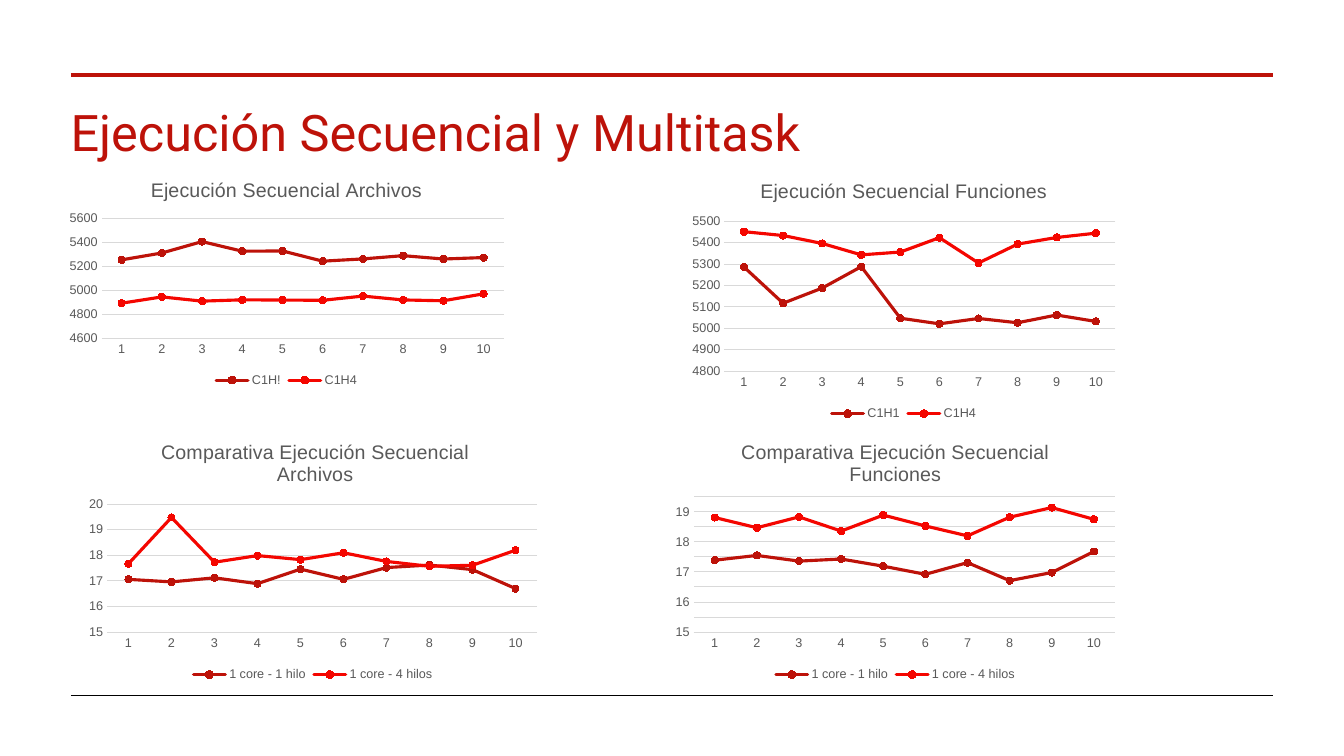
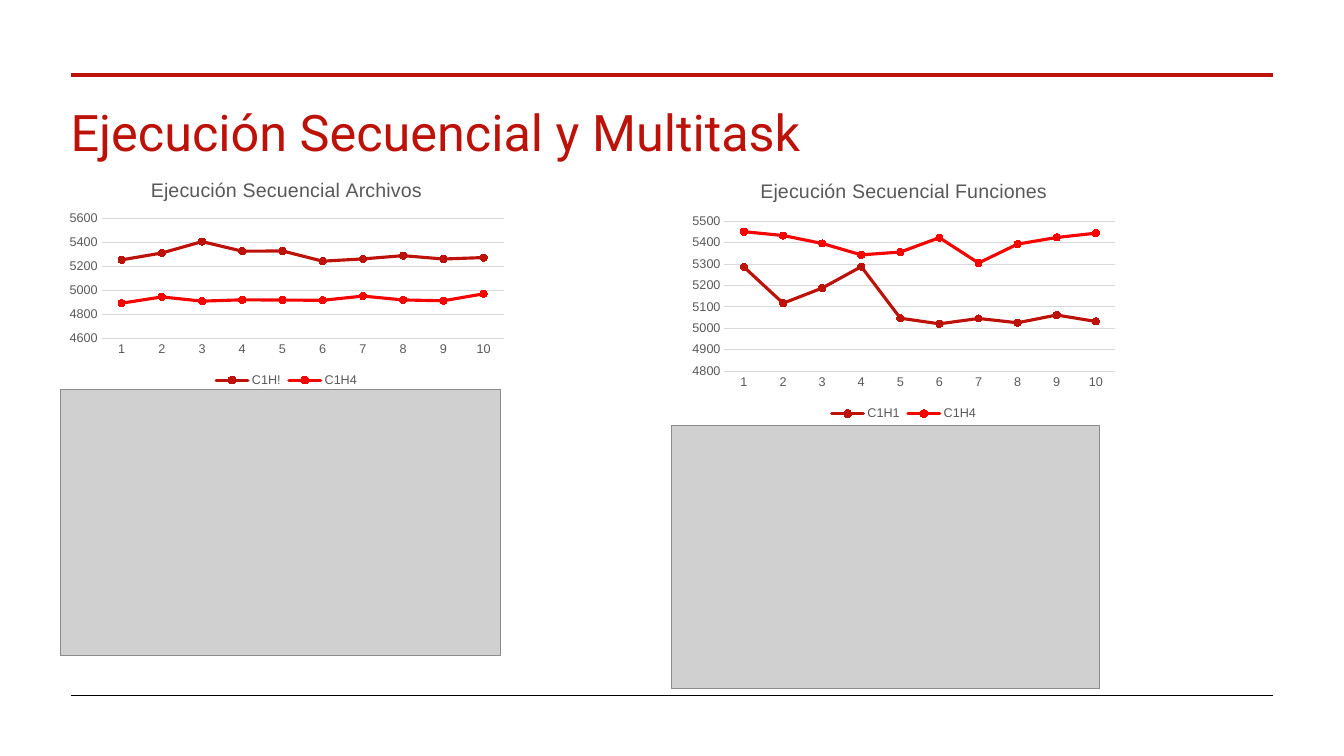
Before and after one commit to mp4402/proyecto-Threads, a slide deck: slide 3 of Presentacion_Resultados.pptx. Drawn at 1344x756 pixels with LibreOffice and Linux fonts; fonts in the diff are those of the drawing; grey boxes stand for pictures. Boxes give left, top, right and bottom in pixels: in the first picture for what was removed or moved away, otherwise in the second. Text is boxed around its words. In the diff, an @@ line names an element or a change of style, - is before the commit and + after.

```diff
--- a/Presentacion_Resultados.pptx
+++ b/Presentacion_Resultados.pptx
@@ picture added at (60,390,501,656) @@
@@ line chart removed at (80,425,546,687) @@
-title "Comparativa Ejecución Secuencial Archivos "
-categories: 1, 2, 3, 4, 5, 6, 7, 8, 9, 10
-1 core - 1 hilo: 17.1, 17, 17.1, 16.9, 17.5, 17.1, 17.5, 17.6, 17.4, 16.7
-1 core - 4 hilos: 17.7, 19.5, 17.7, 18, 17.8, 18.1, 17.8, 17.6, 17.6, 18.2
@@ line chart removed at (666,425,1124,687) @@
-title "Comparativa Ejecución Secuencial Funciones "
-categories: 1, 2, 3, 4, 5, 6, 7, 8, 9, 10
-1 core - 1 hilo: 17.4, 17.6, 17.4, 17.4, 17.2, 16.9, 17.3, 16.7, 17, 17.7
-1 core - 4 hilos: 18.8, 18.5, 18.8, 18.4, 18.9, 18.5, 18.2, 18.8, 19.1, 18.8
@@ picture added at (673,425,1101,689) @@
```
Also in this commit, not shown: 4 other slides changed, 1 other file.
